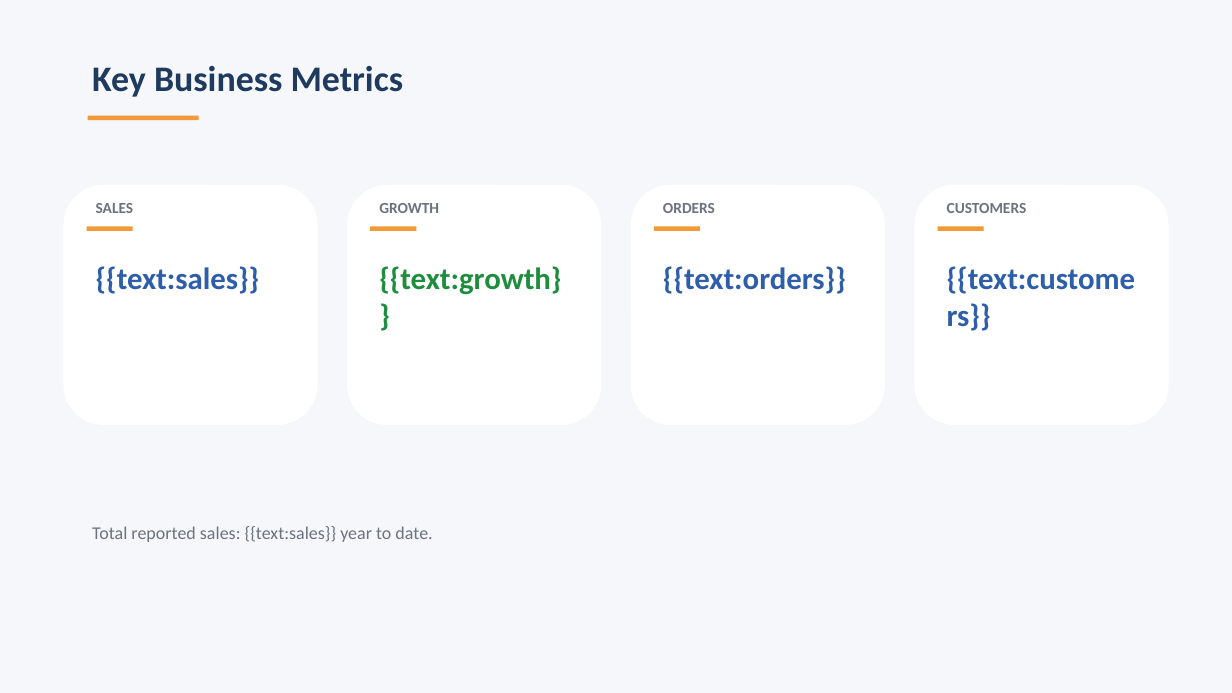
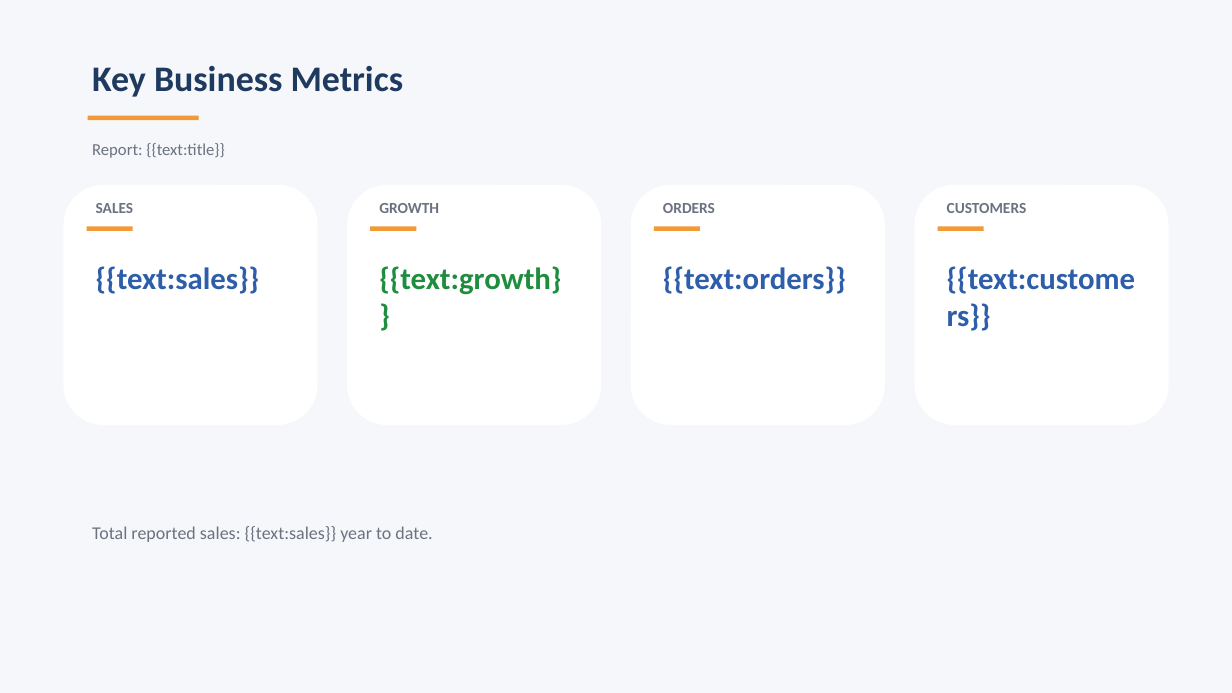
Before and after one commit to mengluoxinhen/fixed_PPTX_template, a slide deck: slide 2 of templates/sales_report_template.pptx. Drawn at 1232x693 pixels with LibreOffice and Linux fonts; fonts in the diff are those of the drawing. Boxes give left, top, right and bottom in pixels: in the first picture for what was removed or moved away, otherwise in the second. Text is boxed around its words. In the diff, an @@ line names an element or a change of style, - is before the commit and + after.

Commit message:
Add workspace-mode rendering with UUID asset directories
Introduce src/workspace_loader.py so images and text can be supplied
from a per-session workspace folder instead of inline JSON, with
path-traversal safeguards, UUID4 naming rules, per-occurrence image
regions and cover-crop. Extend verify.py to cover the new checks.

```diff
--- a/templates/sales_report_template.pptx
+++ b/templates/sales_report_template.pptx
@@ text added at [92,143,225,158], 13 pt, text #6B7280 @@
+Report: {{text:title}}
```
Also in this commit, not shown: 2 other slides changed, 1 slide added, 15 other files.
